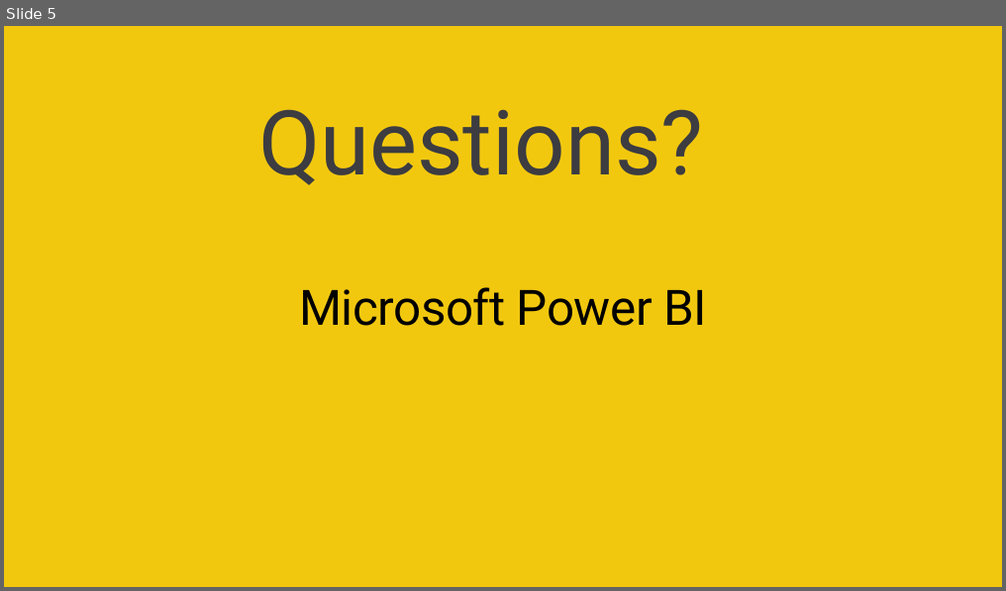
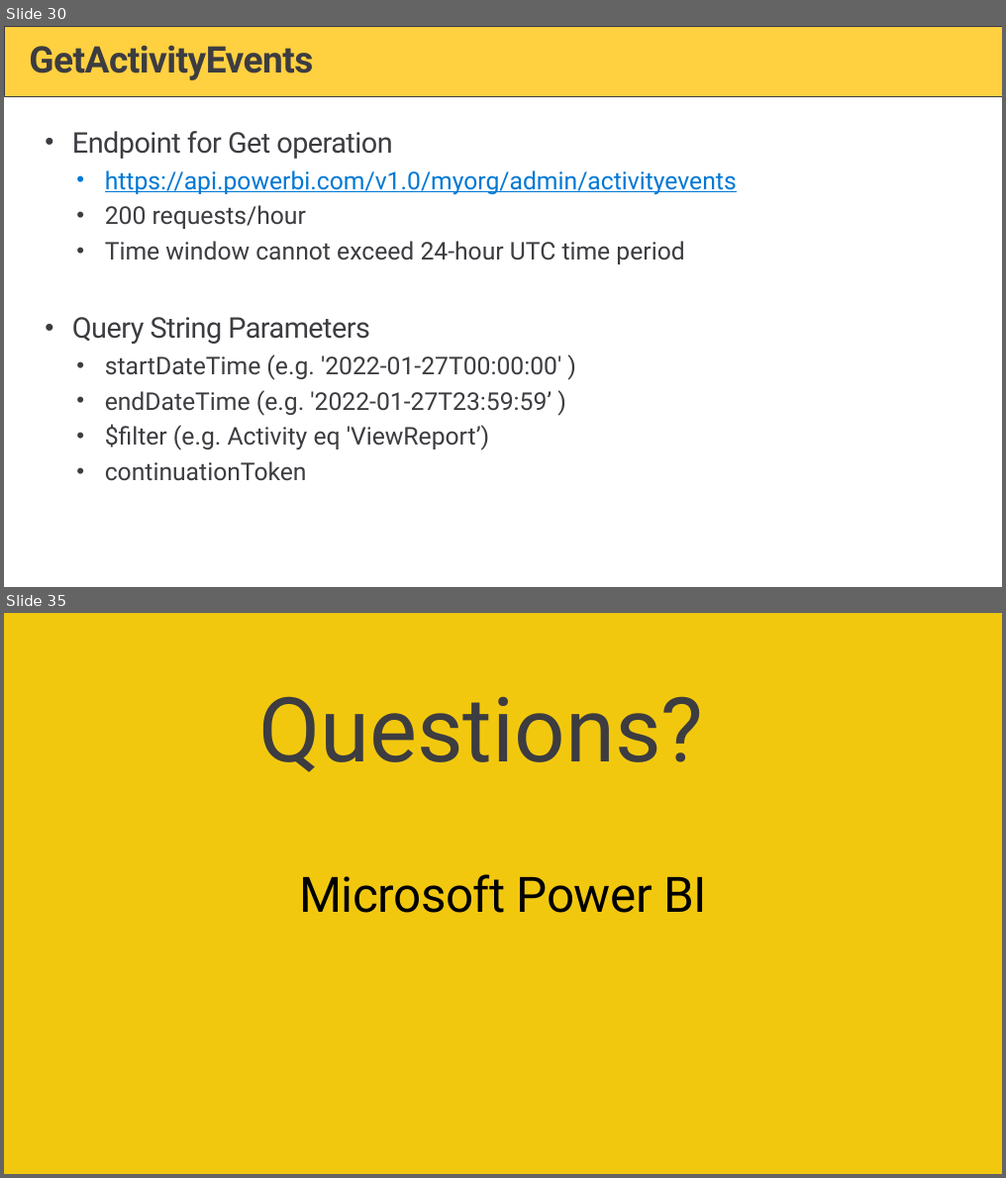
Before and after one commit to PowerBiDevCamp/Camp-Sessions, a slide deck: Session 19 - Managing Power BI using the Power BI Admin APIs.pptx. Shown one above the other, each under a label of ours: slide 5 before the commit, slides 30 and 35 after it; the slides between them are not shown. The pictures are 1006x591 and 1006x1178 pixels, drawn with LibreOffice and Linux fonts; fonts in the diff are those of the drawing; background and template pictures are left out. Boxes give left, top, right and bottom in pixels: in the first picture for what was removed or moved away, otherwise in the second. Text is boxed around its words. In the diff, an @@ line names an element or a change of style, - is before the commit and + after.

```diff
--- a/Session 19 - Managing Power BI using the Power BI Admin APIs.pptx
+++ b/Session 19 - Managing Power BI using the Power BI Admin APIs.pptx
@@ slide 30 added at [4,26,1002,587], background #FFFFFF @@
@@ rectangle added at [4,26,1002,96], fill #FFD040, outline #3C3C41 0.5 pt @@
@@ title added at [29,45,313,80], 36 pt, text #3C3C41, bold @@
+GetActivityEvents
@@ text added at [72,131,737,481], 24 pt, text #3C3C41 @@
+• Endpoint for Get operation
+  • https://api.powerbi.com/v1.0/myorg/admin/activityevents
+  • 200 requests/hour
+  • Time window cannot exceed 24-hour UTC time period
+• Query String Parameters
+  • startDateTime (e.g. '2022-01-27T00:00:00' )
+  • endDateTime (e.g. '2022-01-27T23:59:59’ )
+  • $filter (e.g. Activity eq 'ViewReport’)
+  • continuationToken
@@ what was slide 5 is now slide 35 @@
```
Also in this commit, not shown: 2 slides changed, 29 other slides added.
